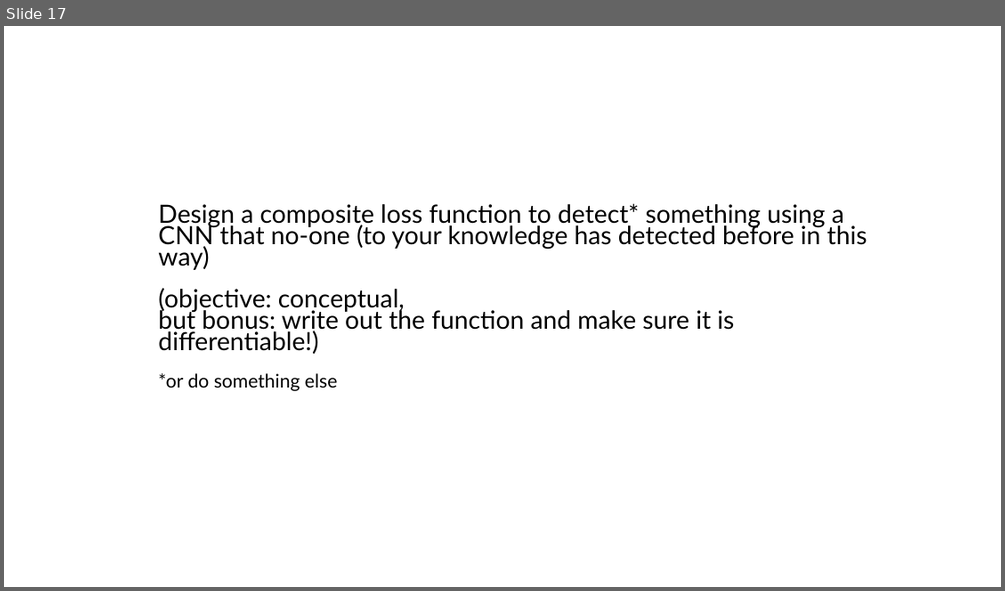
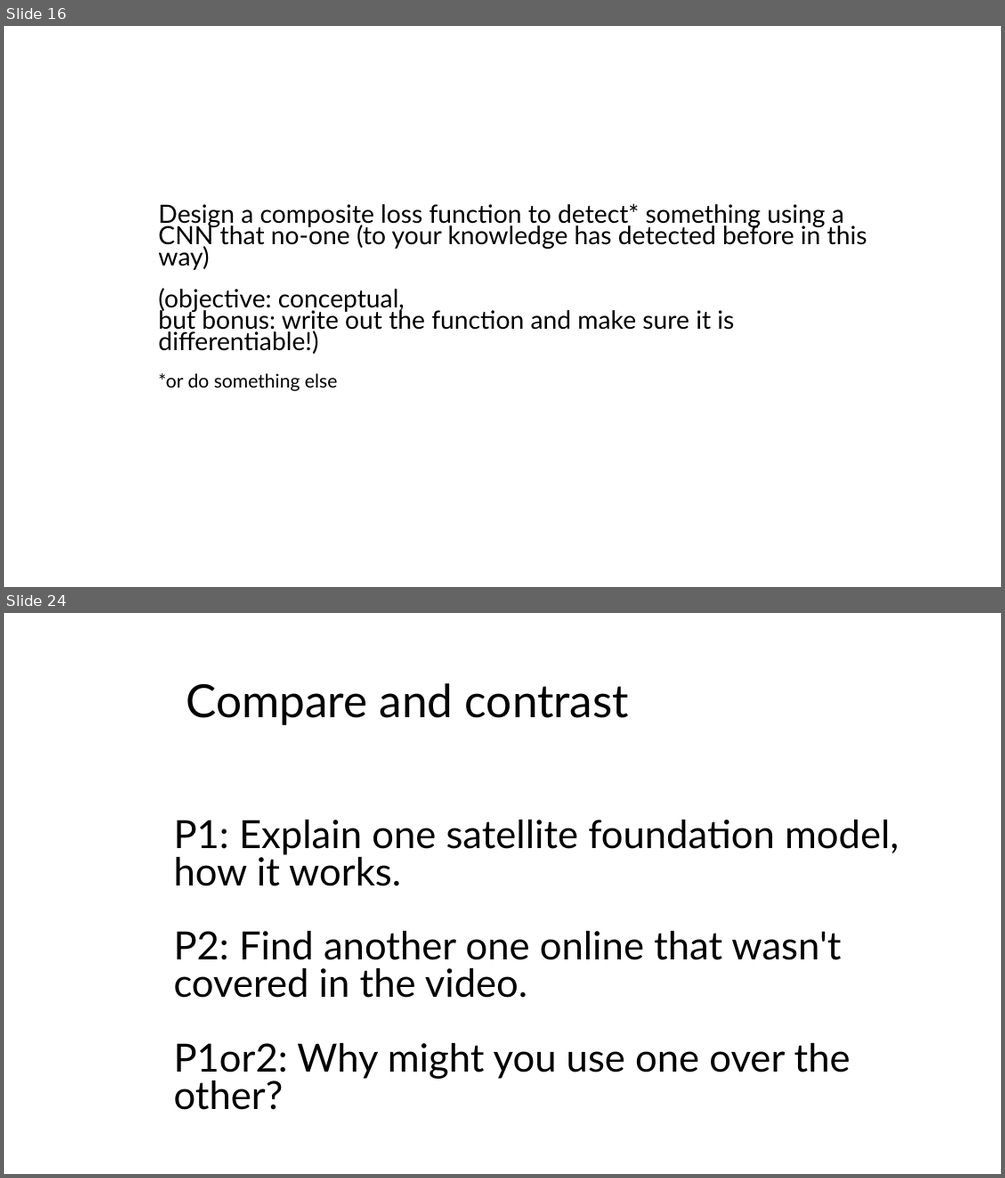
Before and after one commit to Better-Planet-Laboratory/ai4good, a slide deck: resources/ai4good group discussion points.pptx. Shown one above the other, each under a label of ours: slide 17 before the commit, slides 16 and 24 after it; the slides between them are not shown. The pictures are 1005x591 and 1005x1178 pixels, drawn with LibreOffice and Linux fonts; fonts in the diff are those of the drawing. Boxes give left, top, right and bottom in pixels: in the first picture for what was removed or moved away, otherwise in the second. Text is boxed around its words. In the diff, an @@ line names an element or a change of style, - is before the commit and + after.

```diff
--- a/resources/ai4good group discussion points.pptx
+++ b/resources/ai4good group discussion points.pptx
@@ slide 24 added at bbox=[4, 613, 1001, 1174], background #FFFFFF @@
@@ text added at bbox=[186, 683, 629, 725], 44 pt, text #000000 @@
+Compare and contrast
@@ text added at bbox=[174, 819, 898, 1110], 37.4 pt, text #000000 @@
+P1: Explain one satellite foundation model, how it works.
+P2: Find another one online that wasn't covered in the video.
+P1or2: Why might you use one over the other?
@@ what was slide 17 is now slide 16 @@
```
Also in this commit, not shown: 1 slide changed, 17 other slides added, 1 slide removed, 1 other file.
